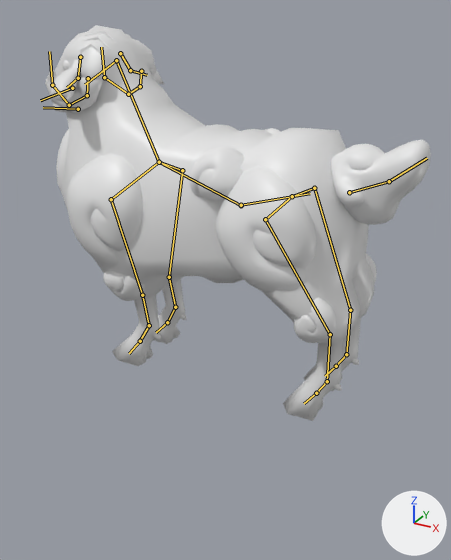
Renders of the FBX model Assets/Models/Characters/Animals/Sheep.fbx from each side of a commit.
The view is the same before and after, from a camera (50 mm lens) standing at (0.738, -1.344, 0.945) and looking at (0.066, -0.122, 0.334). Arrows for +X, +Y and +Z are at lower right; the lights stay in place. The bones that bend it are drawn over the model as lines.

Names of what the first picture shows: 'body'.
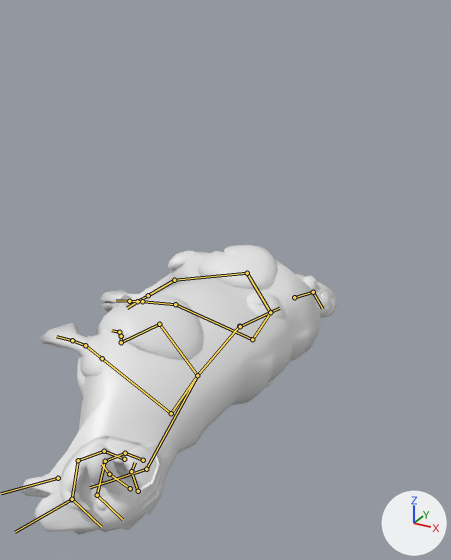
Commit message: Updated sheep dead animation

The newer file adds an action. The first version stands in its rest pose; the second is drawn at frame 30 of the action 'Armature|Sheep_DEAD2'.

Where the change shows, as pixel boxes [x1, y1, x2, y2] in the pictures (451 x 560 px):
'body', posed (18% narrower, 27% shorter): before [45, 25, 431, 421]; after [21, 245, 337, 535]
bone 'Bone', root to tip: before (241, 205) to (159, 162); after (239, 326) to (197, 375)
bone 'Bone.001', root to tip: before (159, 162) to (116, 60); after (197, 375) to (146, 469)
bone 'Bone.002', root to tip: before (116, 60) to (85, 84); after (146, 469) to (90, 487)
bone 'Bone.004', root to tip: before (78, 109) to (43, 107); after (58, 478) to (1, 493)
bone 'OMBRO_L', root to tip: before (159, 162) to (111, 199); after (197, 375) to (171, 413)
bone 'Femur_L', root to tip: before (111, 199) to (142, 295); after (171, 413) to (102, 358)
bone 'Perna_L', root to tip: before (142, 295) to (149, 325); after (102, 358) to (85, 345)
bone 'Tornozelo_L', root to tip: before (149, 325) to (140, 341); after (85, 345) to (72, 340)
bone 'Pe_L', root to tip: before (140, 341) to (129, 353); after (72, 340) to (56, 336)
bone 'OMBRO_D', root to tip: before (159, 162) to (182, 170); after (197, 375) to (159, 324)
bone 'Femur_D', root to tip: before (182, 170) to (169, 277); after (159, 324) to (121, 342)
bone 'Perna_D', root to tip: before (169, 277) to (175, 307); after (121, 342) to (121, 336)
bone 'Tornozelo_D', root to tip: before (175, 307) to (167, 322); after (121, 336) to (119, 332)
bone 'Bone.005', root to tip: before (241, 205) to (310, 193); after (240, 326) to (279, 308)
bone 'Anca_D', root to tip: before (292, 196) to (314, 188); after (270, 312) to (247, 273)
bone 'FemurT_D', root to tip: before (314, 188) to (350, 310); after (247, 273) to (174, 280)
bone 'PernaT_D', root to tip: before (350, 310) to (346, 354); after (174, 280) to (148, 295)
bone 'TornozeloT_D', root to tip: before (346, 354) to (336, 366); after (148, 295) to (137, 301)
bone 'Anca_L', root to tip: before (292, 196) to (265, 219); after (270, 312) to (252, 339)
bone 'FemurT_L', root to tip: before (265, 219) to (330, 334); after (252, 339) to (175, 304)
bone 'PernaT_L', root to tip: before (330, 334) to (327, 381); after (175, 304) to (142, 301)
bone 'TornozeloT_L', root to tip: before (327, 381) to (316, 393); after (142, 301) to (129, 301)
bone 'Bone.027', root to tip: before (389, 181) to (427, 158); after (313, 292) to (322, 308)

What the commit changed:
Bone 'Bone' (bone_bone) moves from (0.0, 0.0, 0.0) to (-0.322, -0.111, 0.0).
Bone 'Bone' (bone_bone) turns from (0, 0, 0) to (90, 5, -95) degrees about its own x, y and z.
Bone 'Bone' (bone_bone) is rescaled from (1.0, 1.0, 1.0) to (0.95, 1.0, 0.73).
Bone 'Bone.001' (bone_bone_001) turns from (0, 0, 0) to (18, 4, 38) degrees about its own x, y and z.
Bone 'Bone.002' (bone_bone_002) turns from (0, 0, 0) to (15, -10, -51) degrees about its own x, y and z.
Bone 'Bone.004' (bone_bone_004) turns from (0, 0, 0) to (9, 22, 35) degrees about its own x, y and z.
Bone 'OMBRO_L' (bone_ombro_l) turns from (0, 0, 0) to (1, 3, -20) degrees about its own x, y and z.
Bone 'Femur_L' (bone_femur_l) turns from (0, 0, 0) to (2, -10, -20) degrees about its own x, y and z.
Bone 'Perna_L' (bone_perna_l) turns from (0, 0, 0) to (-9, -1, 12) degrees about its own x, y and z.
Bone 'Tornozelo_L' (bone_tornozelo_l) turns from (0, 0, 0) to (33, 2, -4) degrees about its own x, y and z.
Bone 'Pe_L' (bone_pe_l) turns from (0, 0, 0) to (0, 0, 3) degrees about its own x, y and z.
Bone 'OMBRO_D' (bone_ombro_d) turns from (0, 0, 0) to (8, 1, 29) degrees about its own x, y and z.
Bone 'Femur_D' (bone_femur_d) turns from (0, 0, 0) to (-1, -1, 20) degrees about its own x, y and z.
Bone 'Perna_D' (bone_perna_d) turns from (0, 0, 0) to (-15, 6, 5) degrees about its own x, y and z.
Bone 'Tornozelo_D' (bone_tornozelo_d) turns from (0, 0, 0) to (-33, 1, 3) degrees about its own x, y and z.
Bone 'Bone.005' (bone_bone_005) moves from (0.0, 0.0, 0.0) to (0.0, -0.099, -0.327).
Bone 'Bone.005' (bone_bone_005) turns from (0, 0, 0) to (12, 131, 90) degrees about its own x, y and z.
Bone 'Bone.005' (bone_bone_005) is rescaled from (1.0, 1.0, 1.0) to (0.73, 1.0, 0.95).
Bone 'Anca_D' (bone_anca_d) turns from (0, 0, 0) to (-51, -16, 11) degrees about its own x, y and z.
Bone 'FemurT_D' (bone_femurt_d) turns from (0, 0, 0) to (-26, -5, 35) degrees about its own x, y and z.
Bone 'PernaT_D' (bone_pernat_d) turns from (0, 0, 0) to (-9, 7, -25) degrees about its own x, y and z.
Bone 'TornozeloT_D' (bone_tornozelot_d) turns from (0, 0, 0) to (23, 3, -14) degrees about its own x, y and z.
Bone 'Anca_L' (bone_anca_l) turns from (0, 0, 0) to (4, 21, -3) degrees about its own x, y and z.
Bone 'FemurT_L' (bone_femurt_l) turns from (0, 0, 0) to (31, 7, -30) degrees about its own x, y and z.
Bone 'PernaT_L' (bone_pernat_l) turns from (0, 0, 0) to (1, 0, 11) degrees about its own x, y and z.
Bone 'TornozeloT_L' (bone_tornozelot_l) turns from (0, 0, 0) to (1, 0, 27) degrees about its own x, y and z.
Bone 'Bone.027' (bone_bone_027) turns from (0, 0, 0) to (18, -31, -61) degrees about its own x, y and z.
